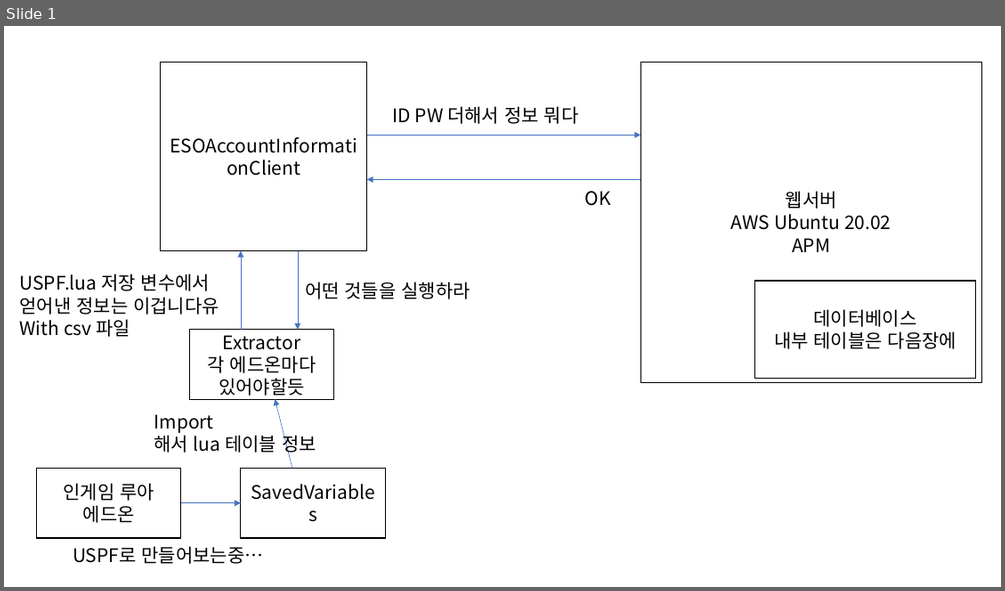
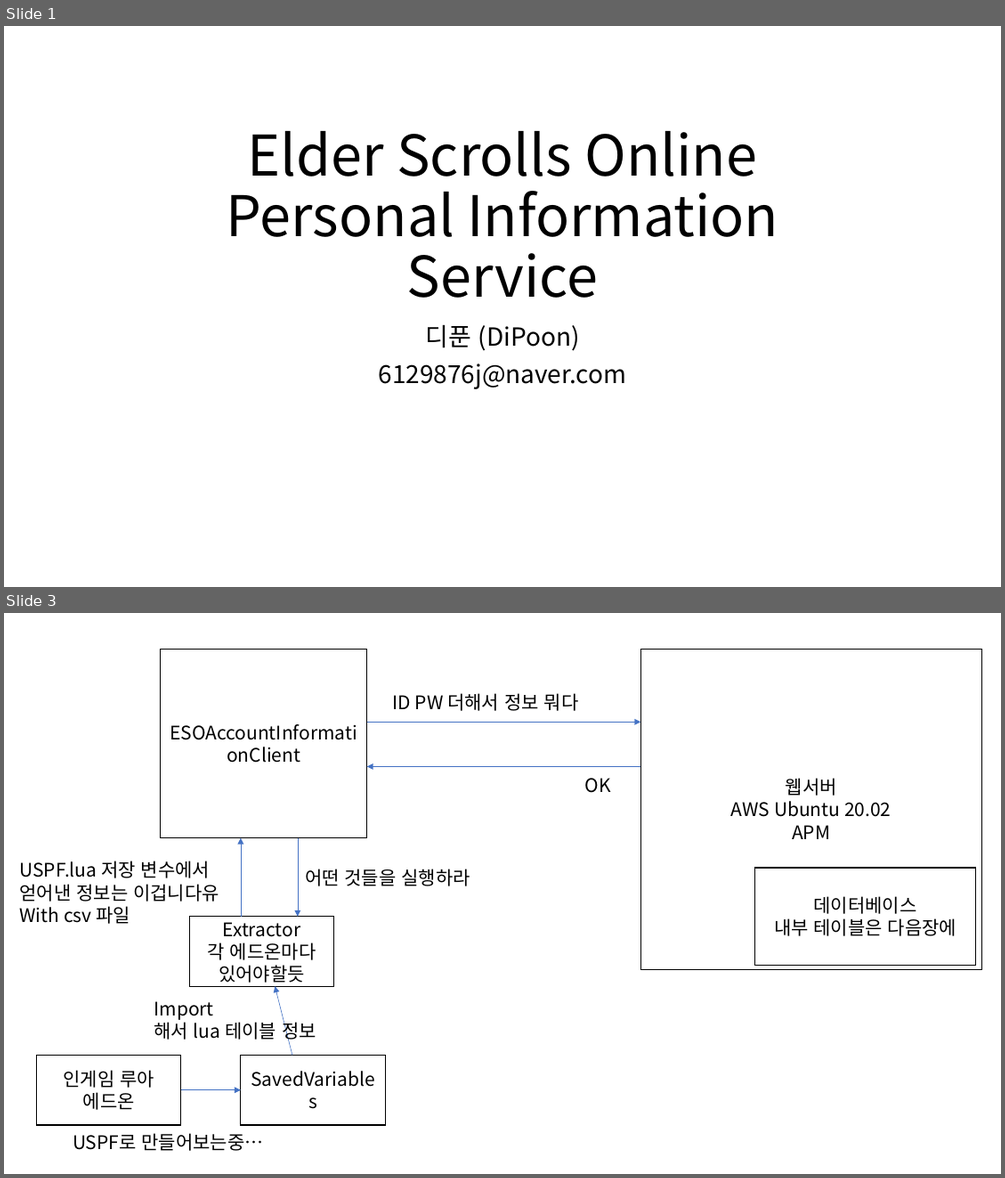
Before and after one commit to DIPOON/ESOAccountInformationChecker, a slide deck: 개념도.pptx. Shown one above the other, each under a label of ours: slide 1 before the commit, slides 1 and 3 after it; the slides between them are not shown. The pictures are 1005x591 and 1005x1178 pixels, drawn with LibreOffice and Linux fonts; fonts in the diff are those of the drawing. Boxes give left, top, right and bottom in pixels: in the first picture for what was removed or moved away, otherwise in the second. Text is boxed around its words. In the diff, an @@ line names an element or a change of style, - is before the commit and + after.

```diff
--- a/개념도.pptx
+++ b/개념도.pptx
@@ slide 1 added at (x1=4, y1=26, x2=1001, y2=587), background #FFFFFF @@
@@ title added at (x1=226, y1=131, x2=778, y2=297), 54 pt, text #000000 @@
+Elder Scrolls Online Personal Information Service
@@ subtitle added at (x1=379, y1=324, x2=627, y2=389), 24 pt, text #000000 @@
+디푼 (DiPoon)
+6129876j@naver.com
@@ what was slide 1 is now slide 3 @@
```
Also in this commit, not shown: 1 slide changed, 1 other slide added, 3 other files.
